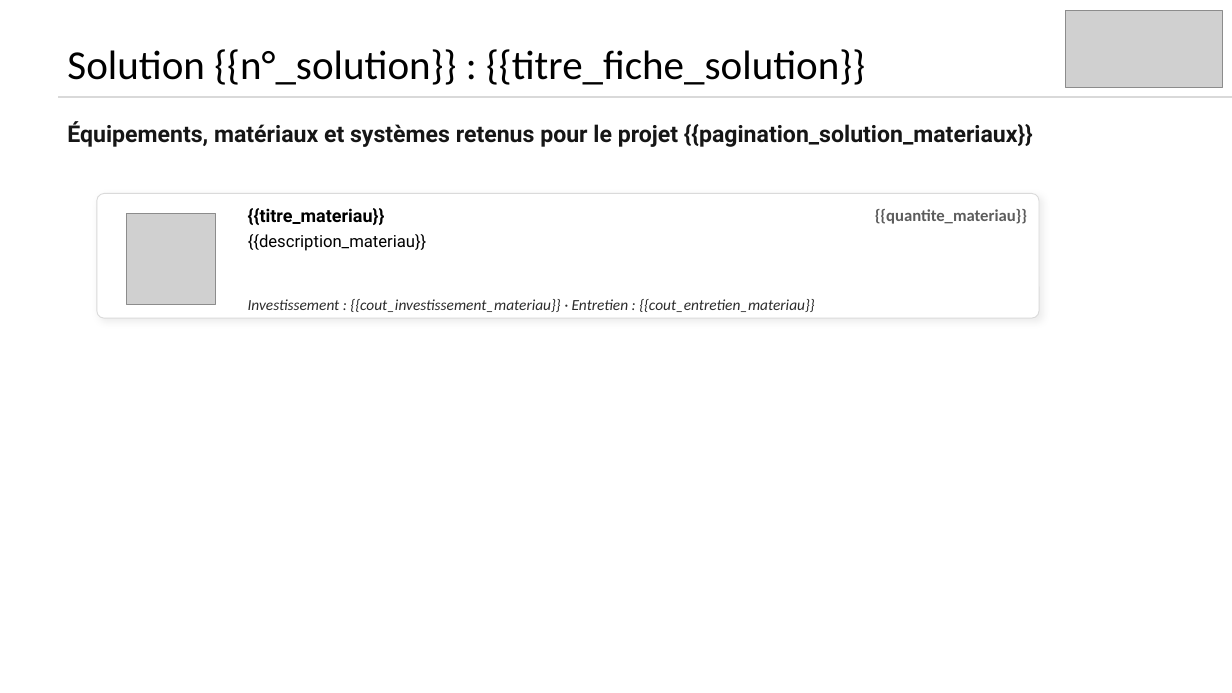
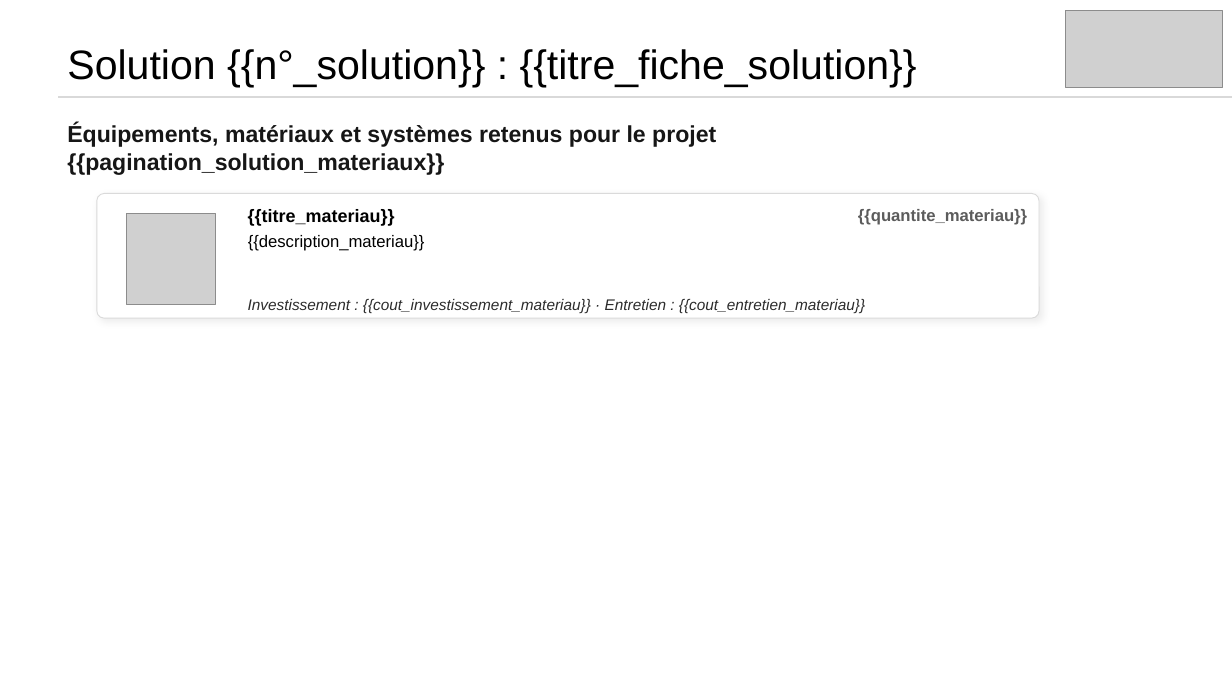
Before and after one commit to incubateur-ademe/plusfraichemaville-site, a slide deck: slide 4 of public/templates/template_synthese_projet.pptx. Drawn at 1232x693 pixels with LibreOffice and Linux fonts; fonts in the diff are those of the drawing; grey boxes stand for pictures. Boxes give left, top, right and bottom in pixels: in the first picture for what was removed or moved away, otherwise in the second. Text is boxed around its words. In the diff, an @@ line names an element or a change of style, - is before the commit and + after.

```diff
--- a/public/templates/template_synthese_projet.pptx
+++ b/public/templates/template_synthese_projet.pptx
@@ font Roboto to Arial in 3 elements at [248, 209, 395, 226], [248, 235, 425, 251], [67, 124, 716, 175] @@
@@ font Calibri to Arial in 3 elements at [248, 299, 865, 313], [67, 49, 917, 87], [858, 209, 1027, 225] @@
@@ text "{{quantite_materiau}}": place and size @@
-text "{{quantite_materiau}}" at [875, 209, 1027, 224]
+text "{{quantite_materiau}}" at [858, 209, 1027, 225]
```
Also in this commit, not shown: 7 other slides changed.
